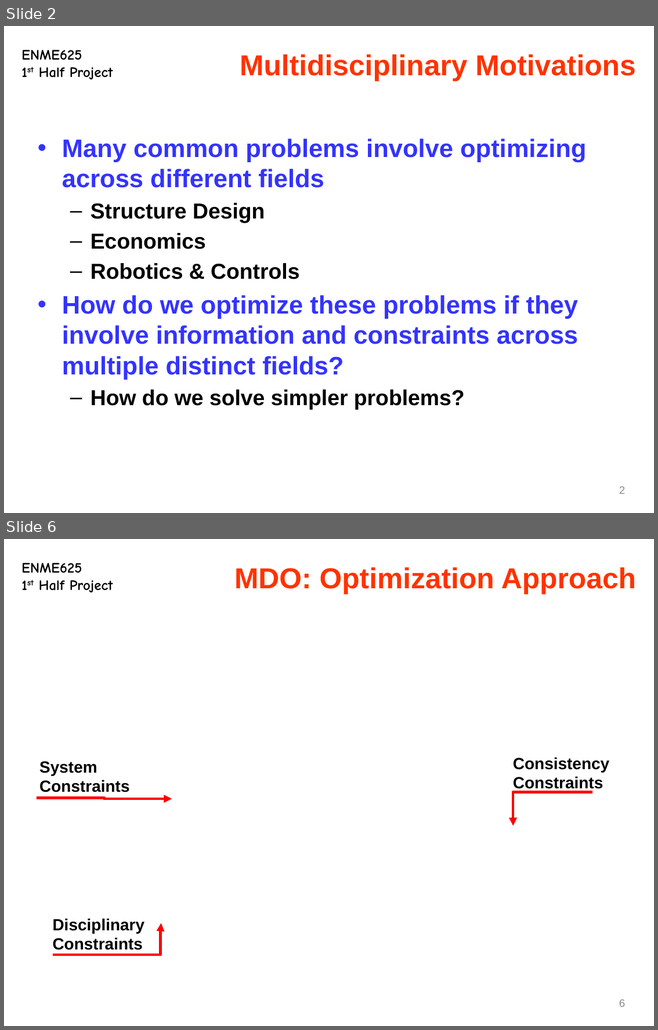
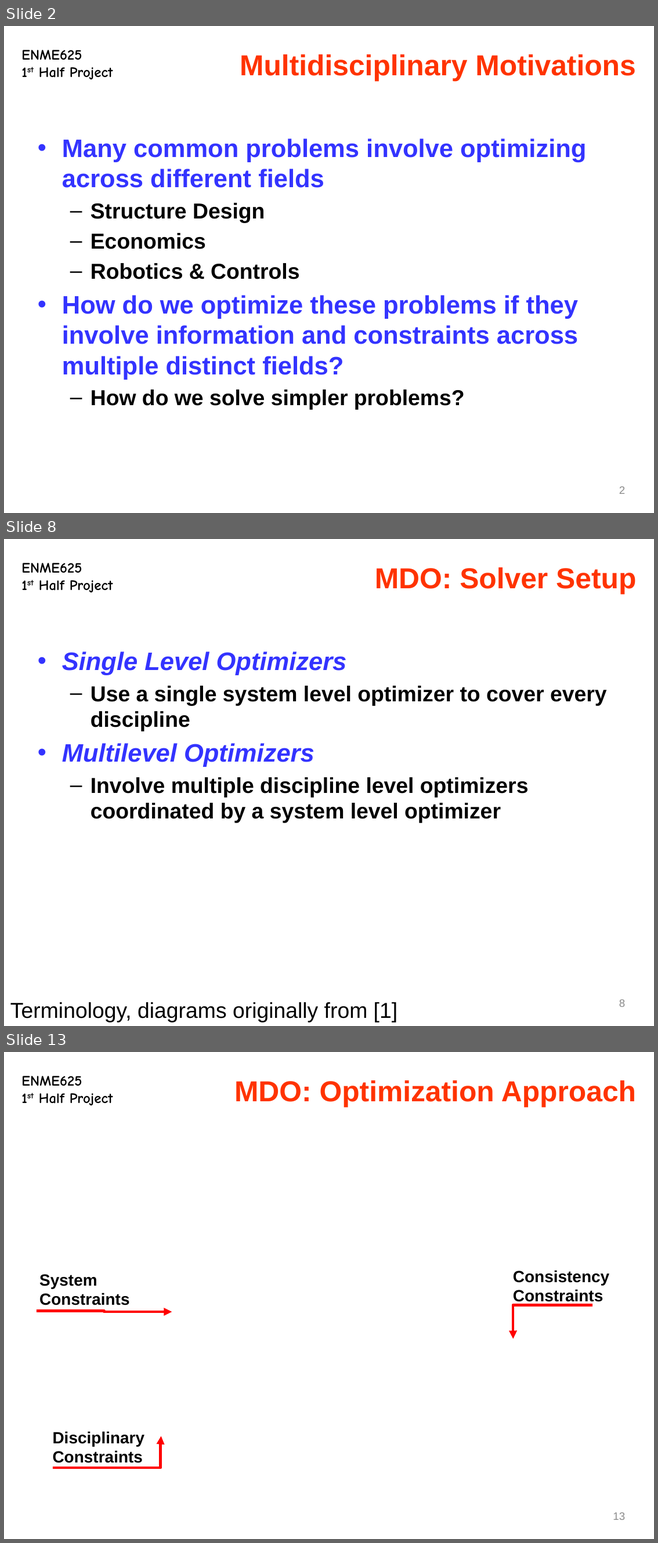
Before and after one commit to hqqen/eeby-deeby, a slide deck: class-work/optimization/project 1/slides.pptx. Shown one above the other, each under a label of ours: slides 2 and 6 before the commit, slides 2, 8 and 13 after it; the slides between them are not shown. The pictures are 658x1030 and 658x1543 pixels, drawn with LibreOffice and Linux fonts; fonts in the diff are those of the drawing; grey boxes stand for pictures. Boxes give left, top, right and bottom in pixels: in the first picture for what was removed or moved away, otherwise in the second. Text is boxed around its words. In the diff, an @@ line names an element or a change of style, - is before the commit and + after.

```diff
--- a/class-work/optimization/project 1/slides.pptx
+++ b/class-work/optimization/project 1/slides.pptx
@@ slide 8 added at [4, 539, 654, 1026], background #FFFFFF; not listed: 1 template element that a slide beside it also shows @@
@@ title added at [375, 567, 636, 594], 32 pt, text #FF3300, bold @@
+MDO: Solver Setup
@@ text added at [62, 652, 607, 823], 24 pt, text #000000, bold @@
+• Single Level Optimizers
+  – Use a single system level optimizer to cover every discipline
+• Multilevel Optimizers
+  – Involve multiple discipline level optimizers coordinated by a system level optimizer
@@ text added at [10, 1002, 397, 1022], 24 pt, text #000000 @@
+Terminology, diagrams originally from [1]
@@ page number added at [619, 1000, 625, 1007], 12 pt, text #8C8C8C @@
+8
@@ what was slide 6 is now slide 13 @@
@@ page number at [612, 1513, 625, 1520]: text changed @@
-6
+13
```
Also in this commit, not shown: 2 slides changed, 8 other slides added, 1 slide removed.
